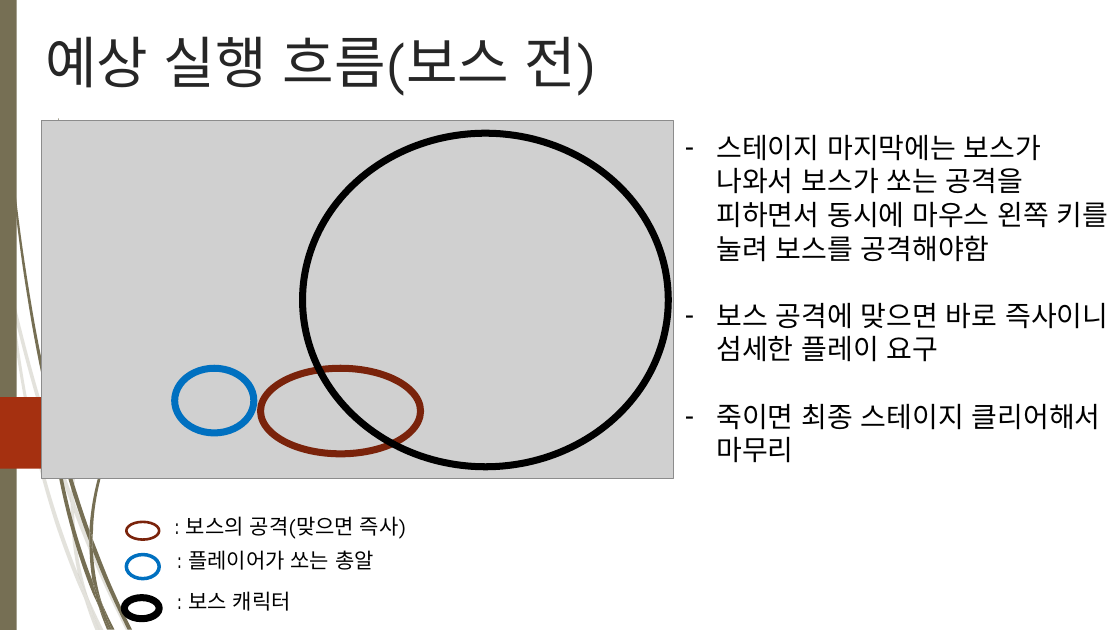
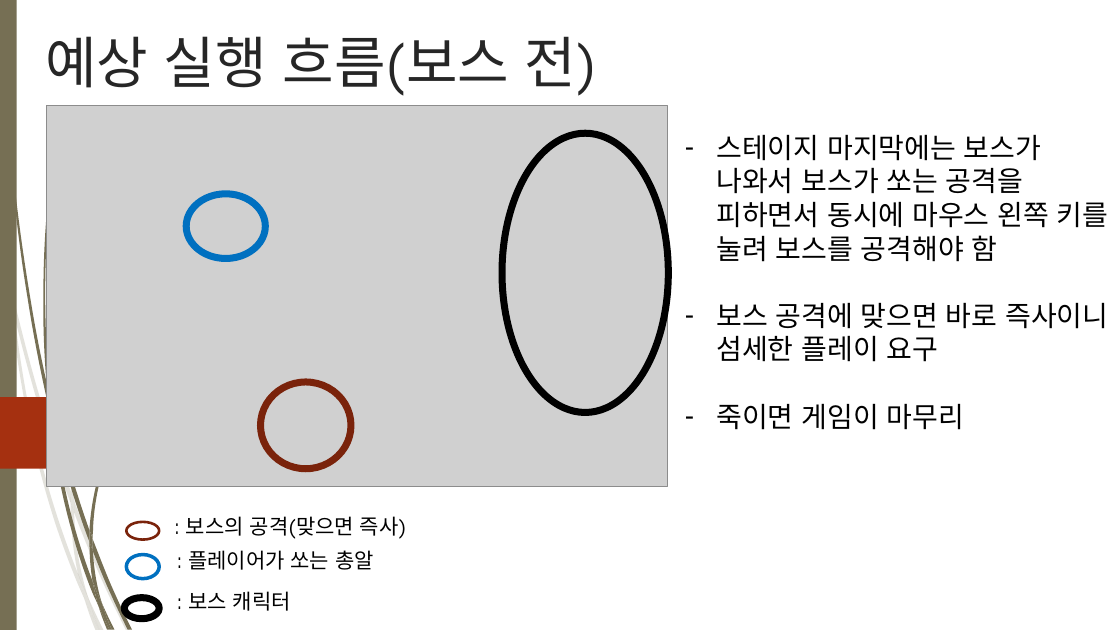
Before and after one commit to Theredhawksings/2DGAMEMAKE, a slide deck: slide 4 of 2DGP 1차 발표.pptx. Drawn at 1120x630 pixels with LibreOffice and Linux fonts; fonts in the diff are those of the drawing; grey boxes stand for pictures; background and template pictures are left out. Boxes give left, top, right and bottom in pixels: in the first picture for what was removed or moved away, otherwise in the second. Text is boxed around its words. In the diff, an @@ line names an element or a change of style, - is before the commit and + after.

```diff
--- a/2DGP 1차 발표.pptx
+++ b/2DGP 1차 발표.pptx
@@ picture: place and size @@
-picture at [41, 120, 673, 479]
+picture at [47, 106, 668, 486]
@@ ellipse: place and size @@
-ellipse at [302, 134, 668, 467]
+ellipse at [502, 134, 669, 413]
@@ text at [716, 134, 1109, 262]: spaces changed @@
-– 스테이지 마지막에는 보스가 나와서 보스가 쏘는 공격을 피하면서 동시에 마우스 왼쪽 키를 눌려 보스를 공격해야함
+– 스테이지 마지막에는 보스가 나와서 보스가 쏘는 공격을 피하면서 동시에 마우스 왼쪽 키를 눌려 보스를 공격해야 함
@@ ellipse: place and size @@
-ellipse at [175, 368, 254, 433]
+ellipse at [187, 194, 266, 259]
@@ freeform shape added at [46, 377, 54, 424], fill #766F54 @@
@@ ellipse: place and size @@
-ellipse at [260, 368, 421, 454]
+ellipse at [260, 382, 351, 469]
@@ text at [716, 403, 964, 430]: text changed @@
-– 죽이면 최종 스테이지 클리어해서 마무리
+– 죽이면 게임이 마무리
```
Also in this commit, not shown: 3 other slides changed.
